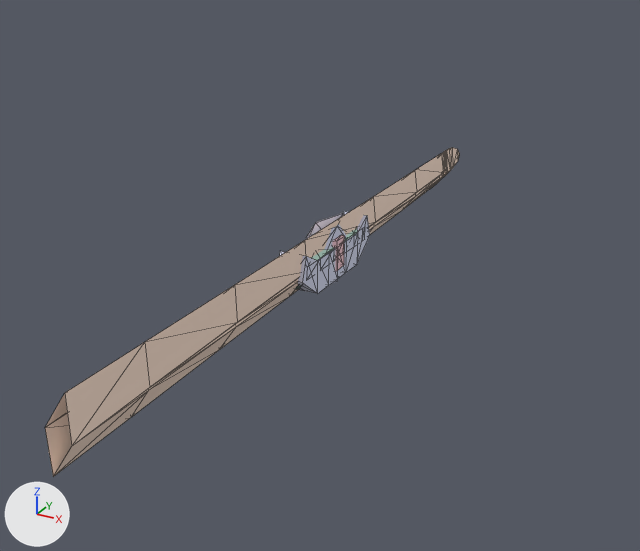
Renders of the glTF model static/generation_woimg/1b095ffc7c264993b9d7530a339cf6cf/view_input_colored.glb from each side of a commit.
Both versions are drawn from a 50 mm camera at (0.463, -0.856, 0.395) aimed at (-0.122, 0.207, -0.136). The lights are fixed; the arrows at lower left show +X, +Y and +Z. The first picture is the older version. Mesh edges are drawn as thin lines. Where no turn or scale is listed for an object, it has been applied to the vertices.

The first picture shows 'geometry_0', 'geometry_1', 'geometry_2', 'geometry_3'.
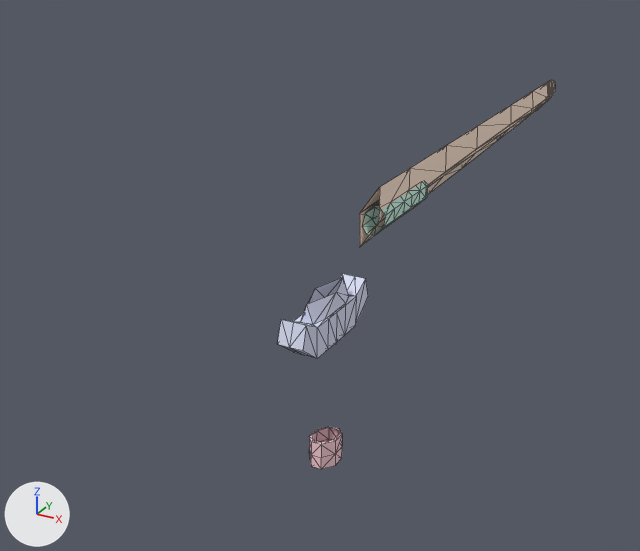
The edits, one by one:
me_geometry_3 is used by ob_geometry_3; location (0.0, -0.124, 0.003).
me_geometry_3 had 101 vertices, 196 faces and spanned x -0.014..0.013, y -0.316..0.567, z -0.046..0.041.
me_geometry_3 now has 101 vertices, 196 faces and spans x -0.014..0.013, y 0.242..1.125, z -0.042..0.046.
me_geometry_3 part 1: the whole mesh is moved by (0.0, 0.558, 0.004).
me_geometry_2 is used by ob_geometry_2; location (0.0, 0.002, 0.35).
me_geometry_2 had 60 vertices, 108 faces and spanned x -0.017..0.017, y -0.087..0.083, z -0.385..-0.315.
me_geometry_2 now has 60 vertices, 108 faces and spans x -0.017..0.016, y -0.087..0.083, z -0.469..-0.4.
me_geometry_2 part 2: the whole mesh is moved by (0.0, 0.0, -0.085).
me_geometry_1 is used by ob_geometry_1; location (-0.004, -0.454, 0.004).
me_geometry_1 had 56 vertices, 96 faces and spanned x -0.0123..0.0208, y 0.3809..0.5277, z -0.0236..0.0158.
me_geometry_1 now has 56 vertices, 96 faces and spans x -0.0102..0.023, y 0.5785..0.7253, z -0.0255..0.0139.
me_geometry_1 part 3: the whole mesh is moved by (0.0021, 0.1976, -0.0019).
me_geometry_0 is used by ob_geometry_0; location (0.0, -0.001, 0.547).
me_geometry_0 had 33 vertices, 56 faces and spanned x -0.0182..0.0173, y -0.0209..0.0223, z -0.5665..-0.5271.
me_geometry_0 now has 33 vertices, 56 faces and spans x -0.0184..0.017, y -0.0205..0.0227, z -0.8425..-0.8031.
me_geometry_0 part 4: the whole mesh is moved by (-0.0002, 0.0004, -0.276).

Changed parts and their boxes [x1, y1, x2, y2] in the pictures (640 x 551 px):
'geometry_3', moved: before [45, 148, 459, 477]; after [360, 80, 555, 247]
'geometry_2', moved: before [280, 211, 370, 294]; after [278, 273, 368, 359]
'geometry_0', moved: before [332, 235, 345, 271]; after [309, 427, 342, 469]
'geometry_1', moved: before [295, 228, 357, 289]; after [362, 182, 428, 236]
